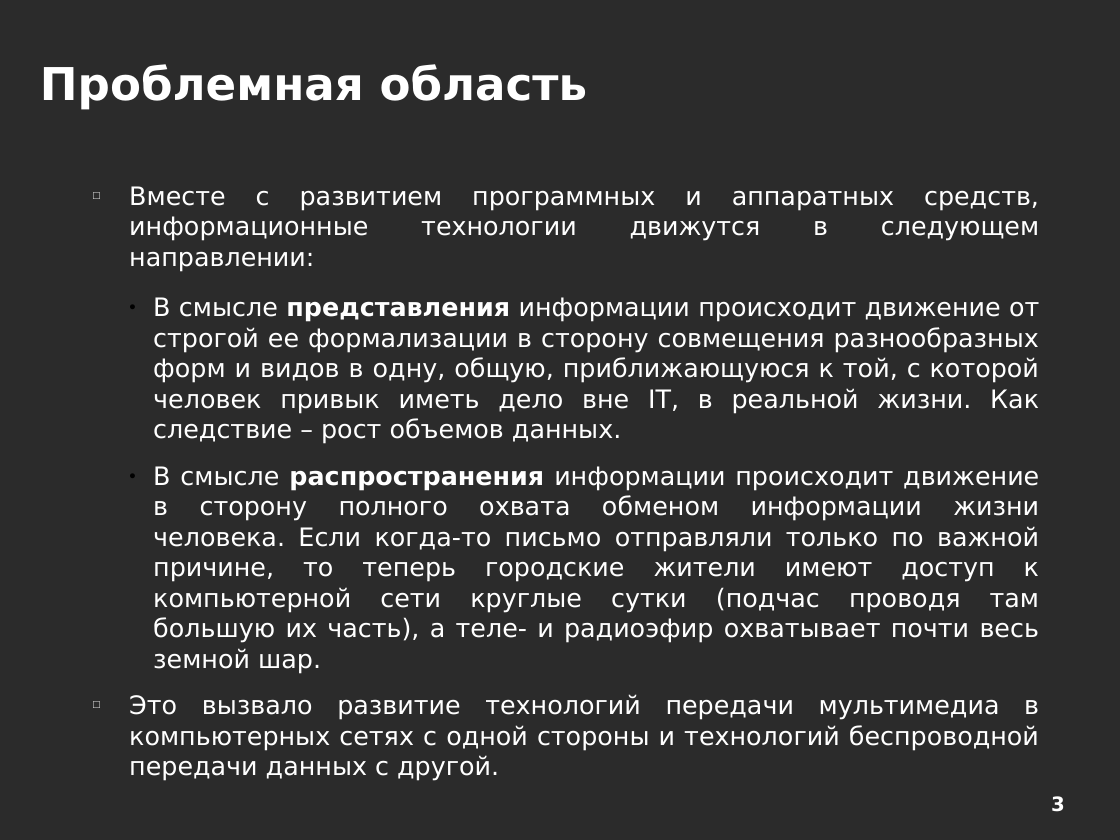
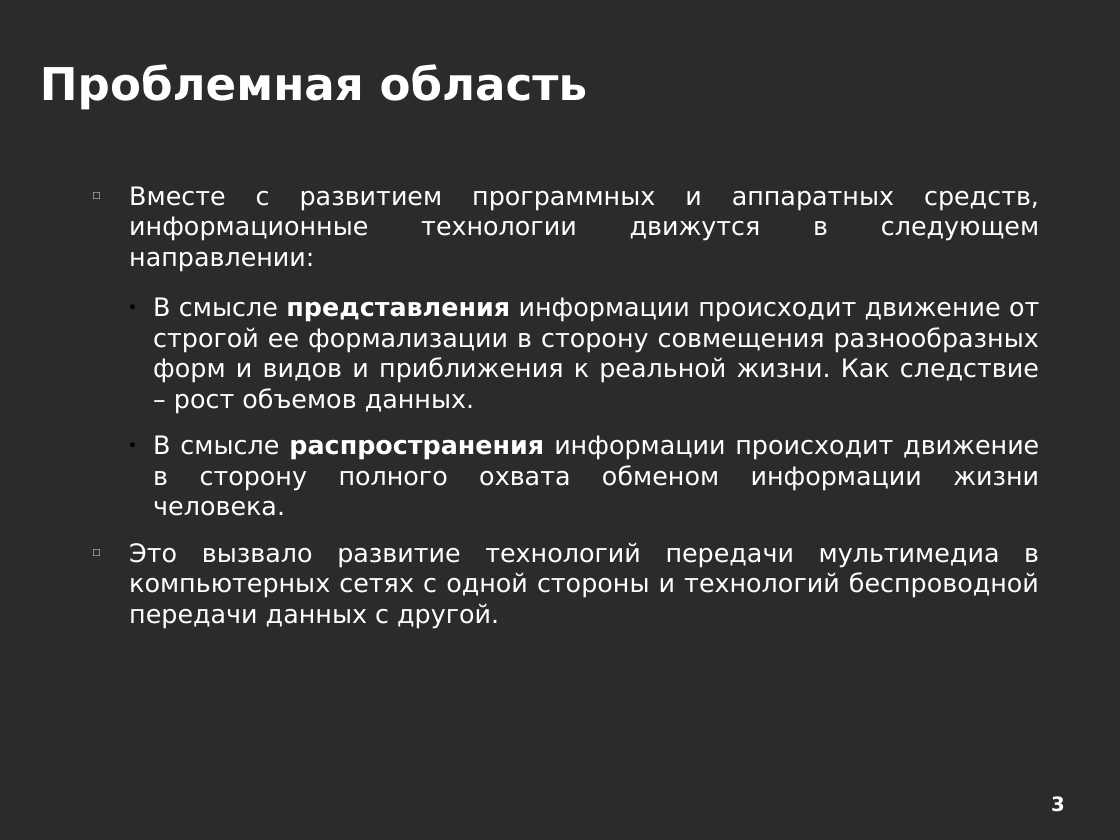
Before and after one commit to aeremenok/a-team-777, a slide deck: slide 3 of 10/smm/doc/eav_wireless.odp. Drawn at 1120x840 pixels with LibreOffice and Linux fonts; fonts in the diff are those of the drawing; background and template pictures are left out; a plain dark background stands for a picture behind light text. Boxes give left, top, right and bottom in pixels: in the first picture for what was removed or moved away, otherwise in the second. Text is boxed around its words. In the diff, an @@ line names an element or a change of style, - is before the commit and + after.

```diff
--- a/10/smm/doc/eav_wireless.odp
+++ b/10/smm/doc/eav_wireless.odp
@@ text at [153,297,1039,516]: text changed @@
-  ● В смысле представления информации происходит движение от строгой ее формализации в сторону совмещения разнообразных форм и видов в одну, общую, приближающуюся к той, с которой человек привык иметь дело вне IT, в реальной жизни. Как следствие – рост объемов данных.
-  ● В смысле распространения информации происходит движение в сторону полного охвата обменом информации жизни человека. Если когда-то письмо отправляли только по важной причине, то теперь городские жители имеют доступ к компьютерной сети круглые сутки (подчас проводя там большую их часть), а теле- и радиоэфир охватывает почти весь земной шар.
+  ● В смысле представления информации происходит движение от строгой ее формализации в сторону совмещения разнообразных форм и видов и приближения к реальной жизни. Как следствие – рост объемов данных.
+  ● В смысле распространения информации происходит движение в сторону полного охвата обменом информации жизни человека.
```
Also in this commit, not shown: 20 other slides changed, 3 slides added, 1 slide removed.
